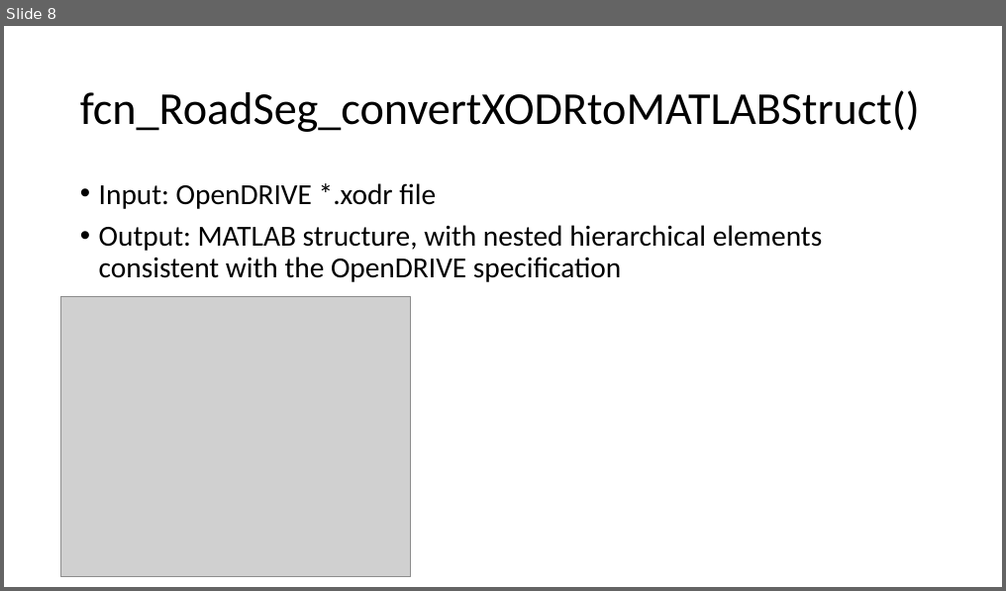
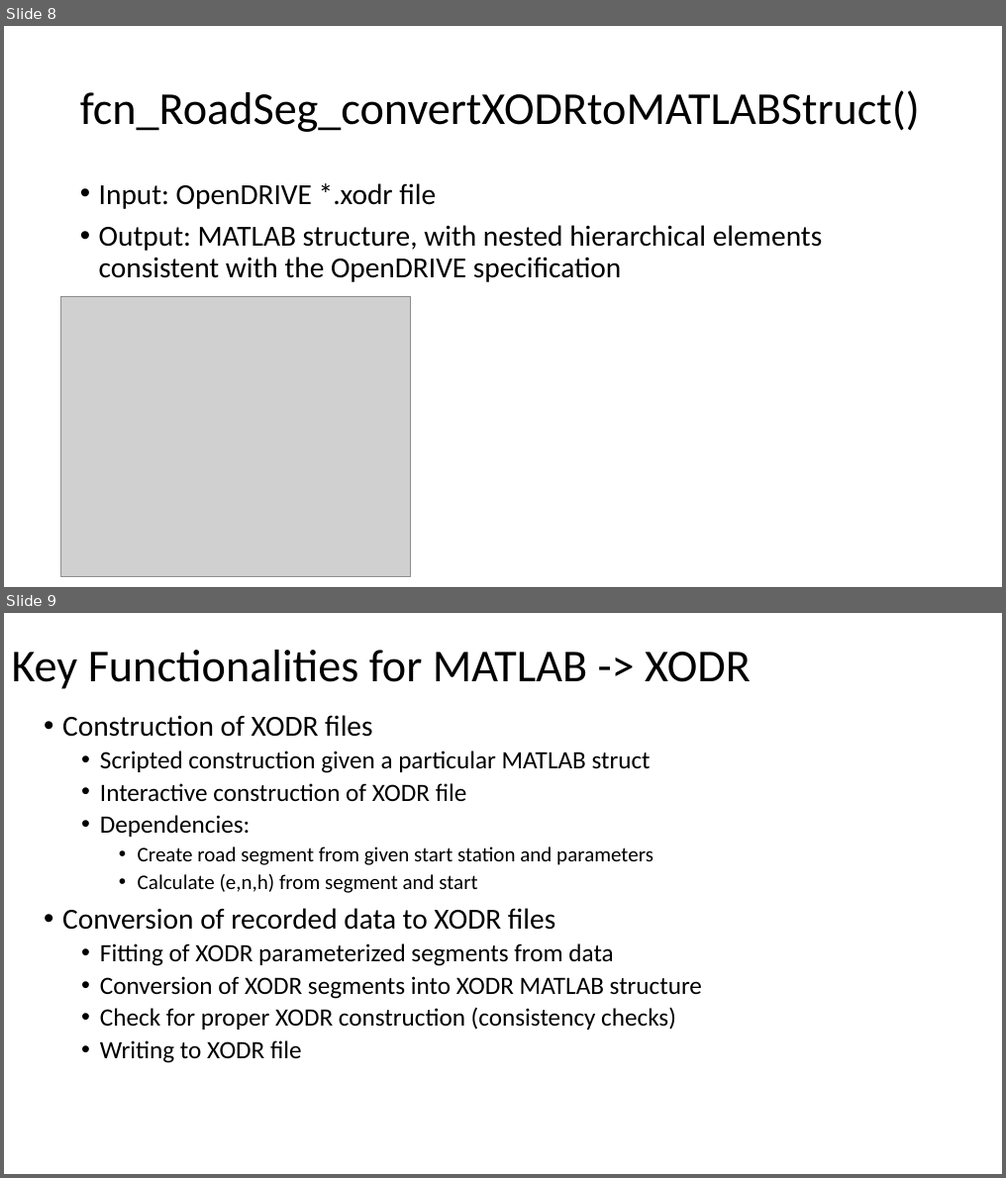
Before and after one commit to ivsg-psu/PathPlanning_MapTools_ParseXODR, a slide deck: Documents/OpenDRIVE-MATLAB.pptx. Shown one above the other, each under a label of ours: slide 8 before the commit, slides 8 and 9 after it. The pictures are 1006x591 and 1006x1178 pixels, drawn with LibreOffice and Linux fonts; fonts in the diff are those of the drawing; grey boxes stand for pictures. Boxes give left, top, right and bottom in pixels: in the first picture for what was removed or moved away, otherwise in the second. Text is boxed around its words. In the diff, an @@ line names an element or a change of style, - is before the commit and + after.

Commit message:
FIX/DOC: Minor bugfixes and substantial documentation of the MATLAB <-> XODR processes

```diff
--- a/Documents/OpenDRIVE-MATLAB.pptx
+++ b/Documents/OpenDRIVE-MATLAB.pptx
@@ slide 9 added at <box>4,613,1002,1174</box>, background #FFFFFF @@
@@ title added at <box>12,650,750,689</box>, 44 pt, text #000000 @@
+Key Functionalities for MATLAB -> XODR
@@ text added at <box>62,715,702,1063</box>, 24 pt, text #000000 @@
+• Construction of XODR files
+  • Scripted construction given a particular MATLAB struct
+  • Interactive construction of XODR file
+  • Dependencies:
+    • Create road segment from given start station and parameters
+    • Calculate (e,n,h) from segment and start
+• Conversion of recorded data to XODR files
+  • Fitting of XODR parameterized segments from data
+  • Conversion of XODR segments into XODR MATLAB structure
+  • Check for proper XODR construction (consistency checks)
+  • Writing to XODR file
```
Also in this commit, not shown: 1 slide changed, 10 other slides added, 5 other files.
